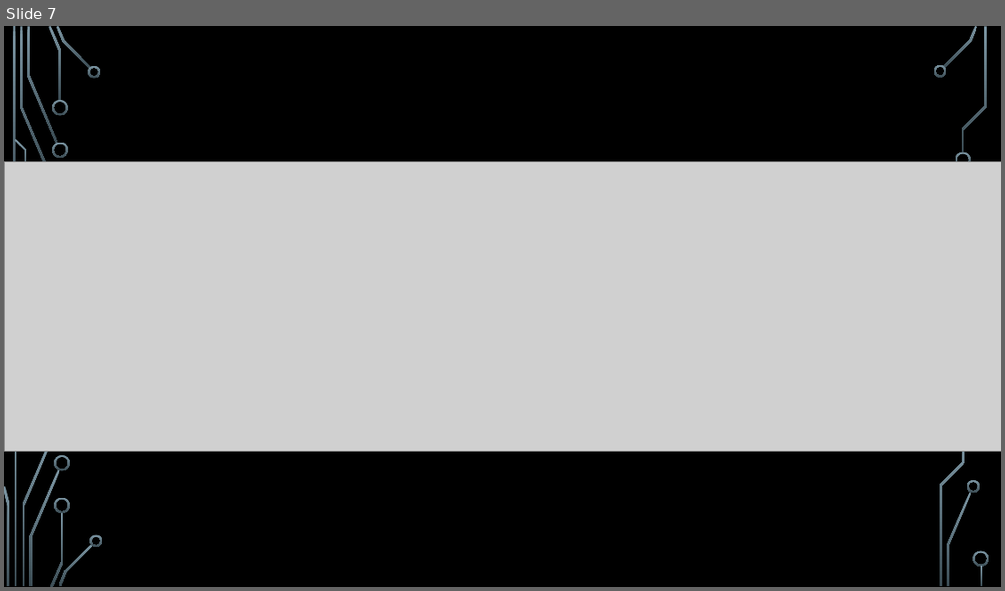
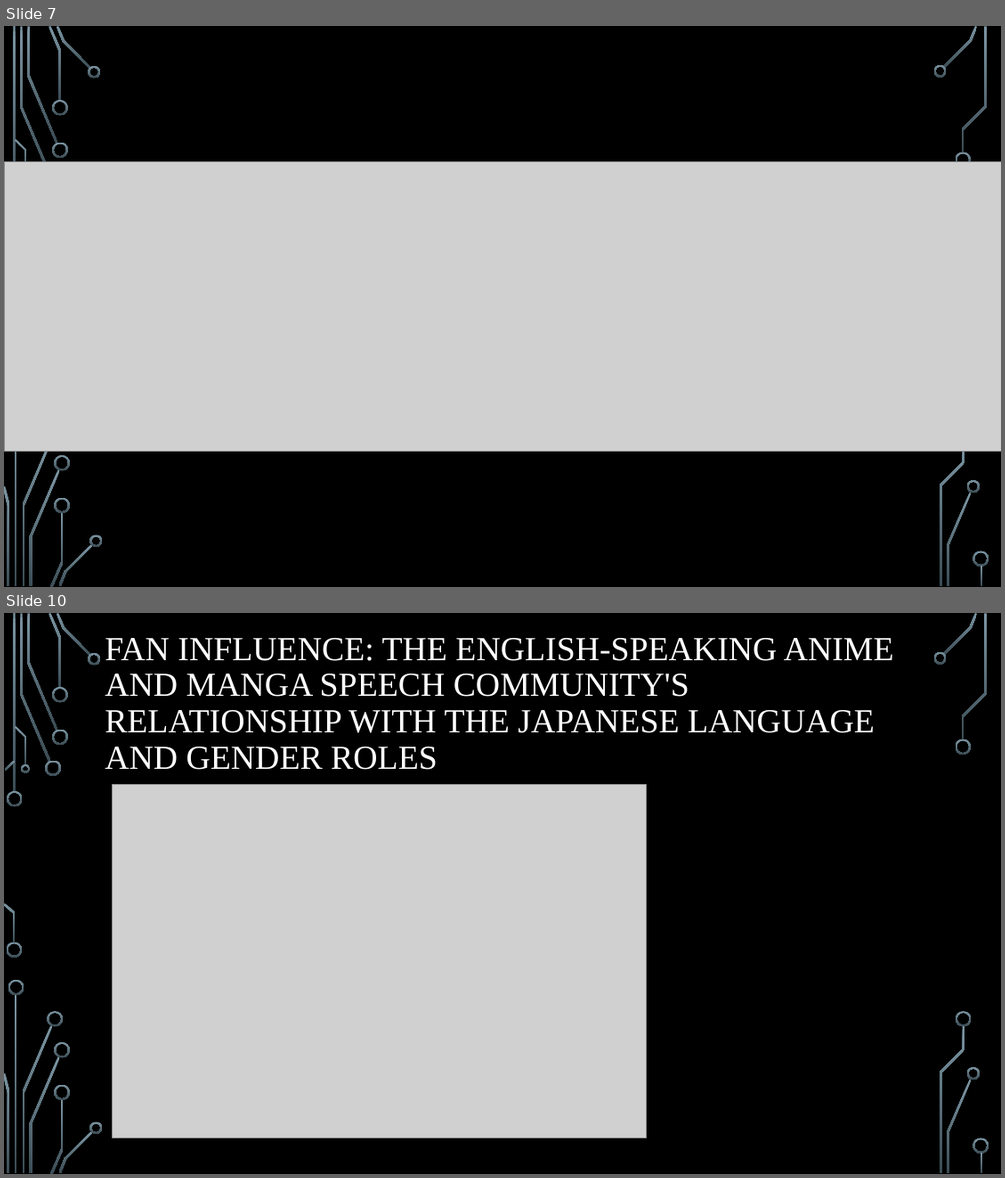
Before and after one commit to ErzhanKK/Advanced-topics-and-Data-visualization, a slide deck: Advanced topics and Data visualization.pptx. Shown one above the other, each under a label of ours: slide 7 before the commit, slides 7 and 10 after it; the slides between them are not shown. The pictures are 1005x591 and 1005x1178 pixels, drawn with LibreOffice and Linux fonts; fonts in the diff are those of the drawing; grey boxes stand for pictures; background and template pictures are left out. Boxes give left, top, right and bottom in pixels: in the first picture for what was removed or moved away, otherwise in the second. Text is boxed around its words. In the diff, an @@ line names an element or a change of style, - is before the commit and + after.

```diff
--- a/Advanced topics and Data visualization.pptx
+++ b/Advanced topics and Data visualization.pptx
@@ slide 10 added at <box>4,613,1001,1174</box>, background picture (left out); not listed: 29 template elements that a slide beside it also shows @@
@@ title added at <box>105,638,894,770</box>, 32.4 pt, text #FFFFFF @@
+FAN INFLUENCE: THE ENGLISH-SPEAKING ANIME AND MANGA SPEECH COMMUNITY'S RELATIONSHIP WITH THE JAPANESE LANGUAGE AND GENDER ROLES
@@ picture added at <box>113,784,647,1138</box> @@
@@ group added at <box>7,761,971,1027</box>: 7 freeform shapes @@
```
Also in this commit, not shown: 3 other slides added.
